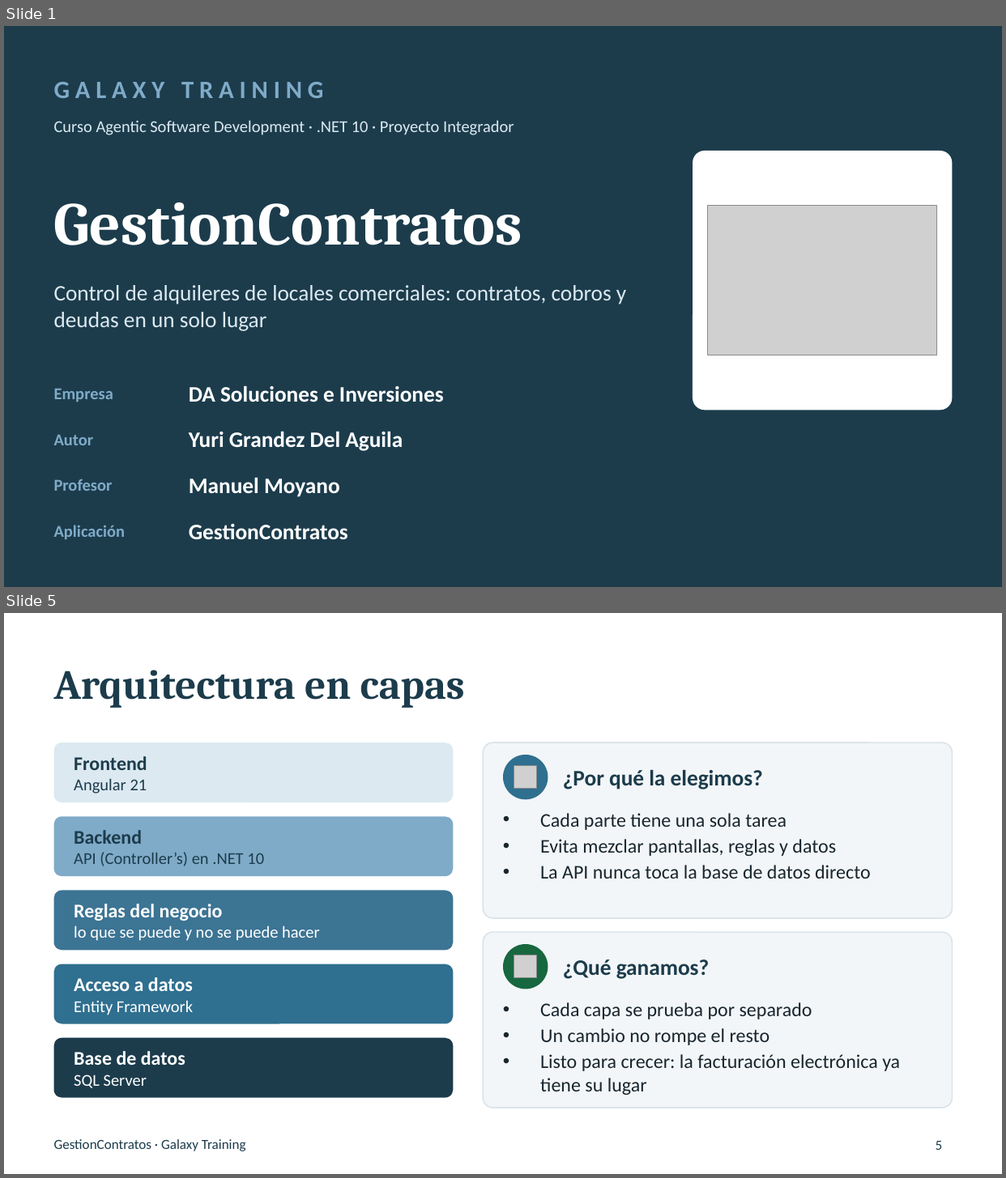
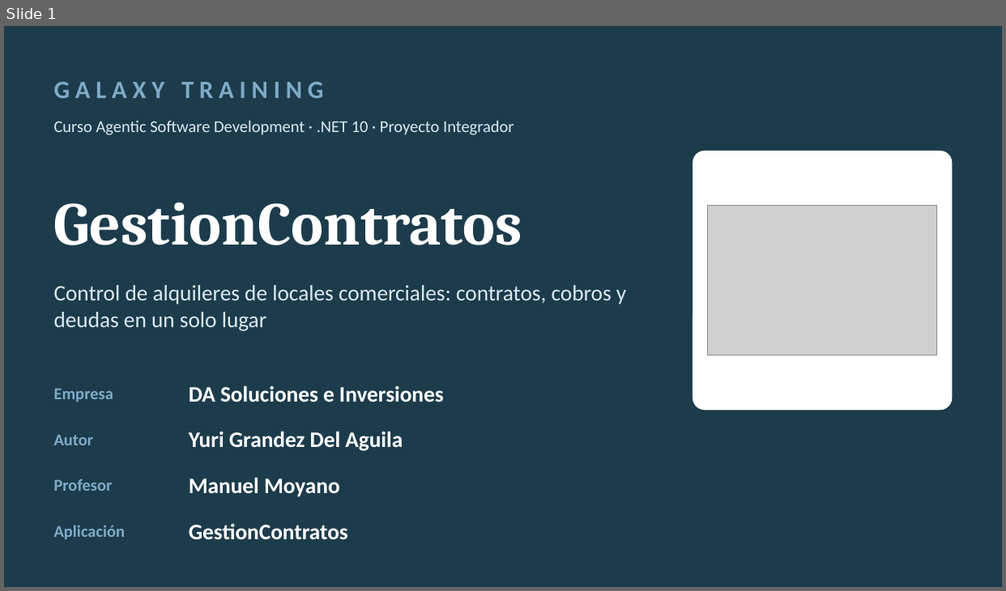
Before and after one commit to yurigrandez/ProyectoIntegrador, a slide deck: Presentacion/Presentacion_Final_GestionContratos.pptx. Shown one above the other, each under a label of ours: slides 1 and 5 before the commit, slide 1 after it; the slides between them are not shown. The pictures are 1006x1178 and 1006x591 pixels, drawn with LibreOffice and Linux fonts; fonts in the diff are those of the drawing; grey boxes stand for pictures; background and template pictures are left out. Boxes give left, top, right and bottom in pixels: in the first picture for what was removed or moved away, otherwise in the second. Text is boxed around its words. In the diff, an @@ line names an element or a change of style, - is before the commit and + after.

```diff
--- a/Presentacion/Presentacion_Final_GestionContratos.pptx
+++ b/Presentacion/Presentacion_Final_GestionContratos.pptx
@@ slide 5 removed at bbox=[4, 613, 1002, 1174], background #FFFFFF @@
@@ title removed at bbox=[54, 670, 465, 708] @@
-Arquitectura en capas
@@ rounded rectangle removed at bbox=[54, 743, 453, 803] @@
@@ text removed at bbox=[74, 756, 147, 794] @@
-Frontend
-Angular 21
@@ rounded rectangle removed at bbox=[483, 743, 952, 918] @@
@@ ellipse removed at bbox=[503, 755, 548, 799] @@
@@ picture removed at bbox=[514, 765, 537, 789] @@
@@ text removed at bbox=[563, 769, 763, 790] @@
-¿Por qué la elegimos?
@@ rounded rectangle removed at bbox=[54, 816, 453, 876] @@
@@ text removed at bbox=[74, 830, 264, 867] @@
-Backend
-API (Controller’s) en .NET 10
@@ text removed at bbox=[540, 813, 871, 879] @@
-• Cada parte tiene una sola tarea
-• Evita mezclar pantallas, reglas y datos
-• La API nunca toca la base de datos directo
@@ rounded rectangle removed at bbox=[54, 890, 453, 950] @@
@@ text removed at bbox=[74, 904, 320, 941] @@
-Reglas del negocio
-lo que se puede y no se puede hacer
@@ rounded rectangle removed at bbox=[483, 932, 952, 1108] @@
@@ ellipse removed at bbox=[503, 944, 548, 989] @@
@@ rounded rectangle removed at bbox=[54, 965, 453, 1024] @@
@@ picture removed at bbox=[514, 956, 537, 978] @@
@@ text removed at bbox=[563, 960, 709, 979] @@
-¿Qué ganamos?
@@ text removed at bbox=[74, 977, 193, 1016] @@
-Acceso a datos
-Entity Framework
@@ text removed at bbox=[540, 1003, 900, 1095] @@
-• Cada capa se prueba por separado
-• Un cambio no rompe el resto
-• Listo para crecer: la facturación electrónica ya tiene su lugar
@@ rounded rectangle removed at bbox=[54, 1038, 453, 1098] @@
@@ text removed at bbox=[74, 1051, 185, 1088] @@
-Base de datos
-SQL Server
@@ text removed at bbox=[54, 1139, 246, 1152] @@
-GestionContratos · Galaxy Training
@@ page number removed at bbox=[936, 1141, 943, 1150] @@
-5
```
Also in this commit, not shown: 10 slides changed, 4 slides added.
